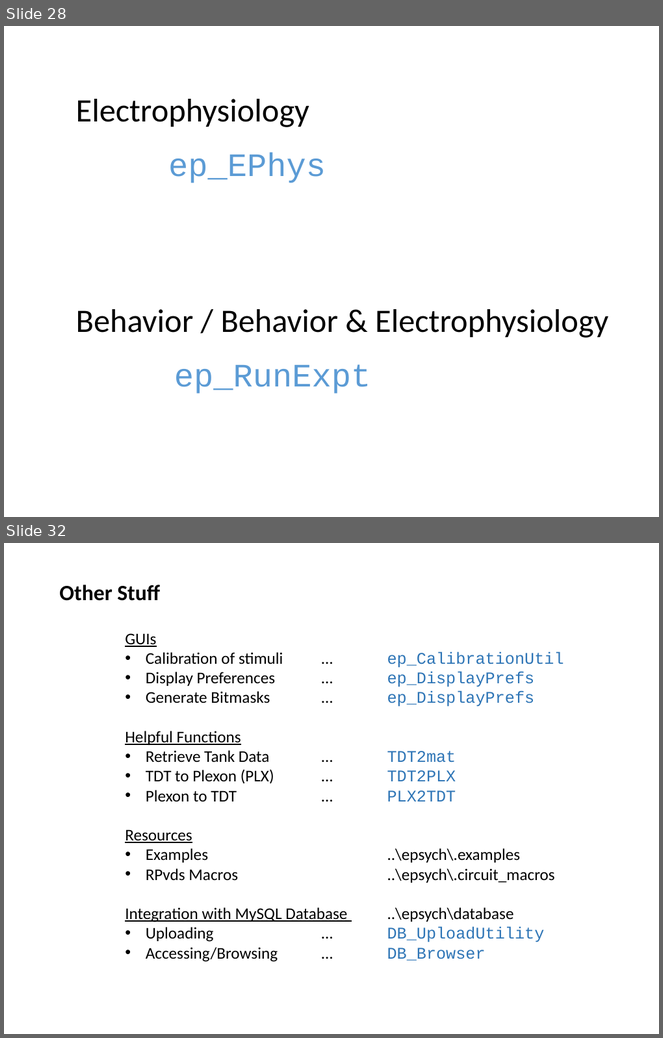
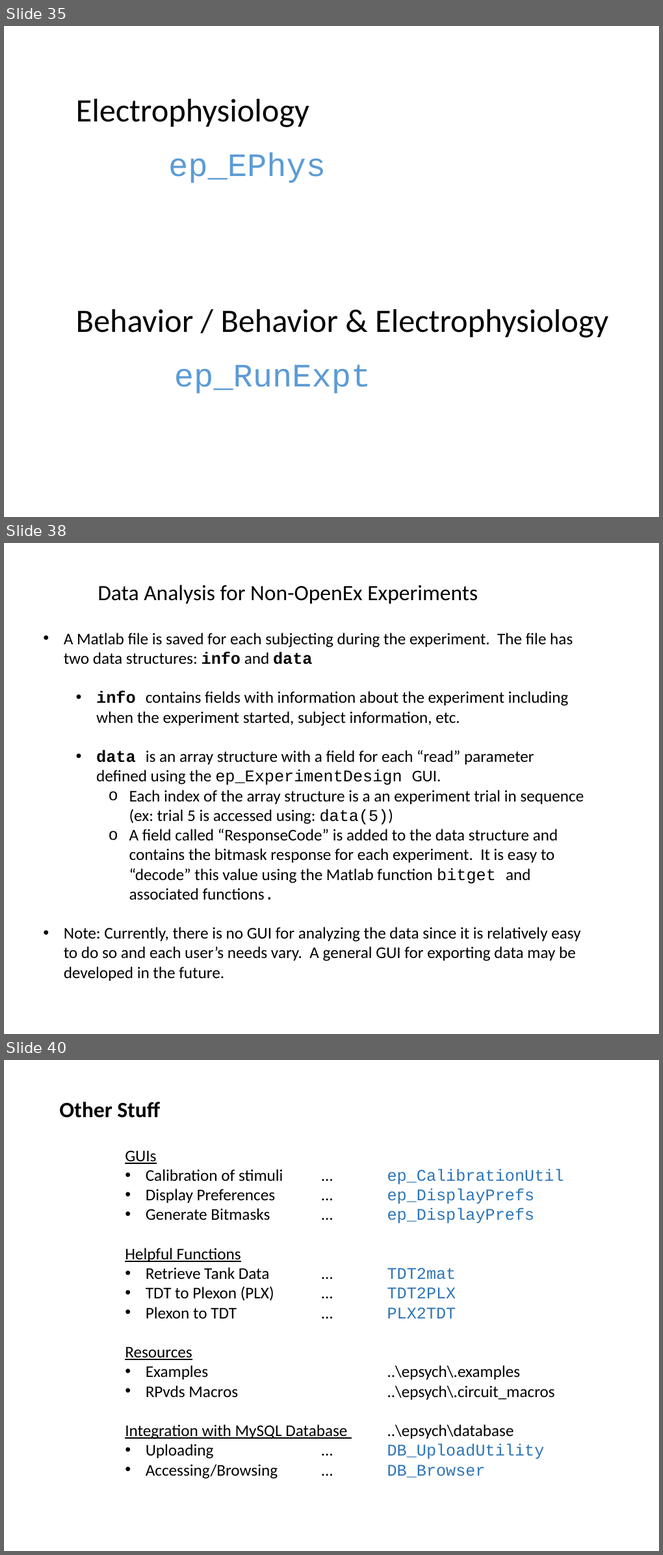
Before and after one commit to dstolz/epsych, a slide deck: trunk/Intro_to_ElectroPsych_Toolbox.pptx. Shown one above the other, each under a label of ours: slides 28 and 32 before the commit, slides 35, 38 and 40 after it; the slides between them are not shown. The pictures are 663x1038 and 663x1555 pixels, drawn with LibreOffice and Linux fonts; fonts in the diff are those of the drawing. Boxes give left, top, right and bottom in pixels: in the first picture for what was removed or moved away, otherwise in the second. Text is boxed around its words. In the diff, an @@ line names an element or a change of style, - is before the commit and + after.

```diff
--- a/trunk/Intro_to_ElectroPsych_Toolbox.pptx
+++ b/trunk/Intro_to_ElectroPsych_Toolbox.pptx
@@ slide 38 added at (x1=4, y1=543, x2=659, y2=1034), background #FFFFFF @@
@@ text added at (x1=98, y1=585, x2=478, y2=604), 24 pt, text #000000 @@
+Data Analysis for Non-OpenEx Experiments
@@ text added at (x1=64, y1=633, x2=584, y2=981), 18 pt, text #000000 @@
+• A Matlab file is saved for each subjecting during the experiment. The file has two data structures: info and data
+  • info contains fields with information about the experiment including when the experiment started, subject information, etc.
+  • data is an array structure with a field for each “read” parameter defined using the ep_ExperimentDesign GUI.
+    o Each index of the array structure is a an experiment trial in sequence (ex: trial 5 is accessed using: data(5))
+    o A field called “ResponseCode” is added to the data structure and contains the bitmask response for each experiment. It is easy to “decode” this value using the Matlab function bitget and associated functions.
+• Note: Currently, there is no GUI for analyzing the data since it is relatively easy to do so and each user’s needs vary. A general GUI for exporting data may be developed in the future.
@@ what was slide 28 is now slide 35 @@
@@ what was slide 32 is now slide 40 @@
```
Also in this commit, not shown: 4 slides changed, 8 other slides added, 1 slide removed, 4 other files.
